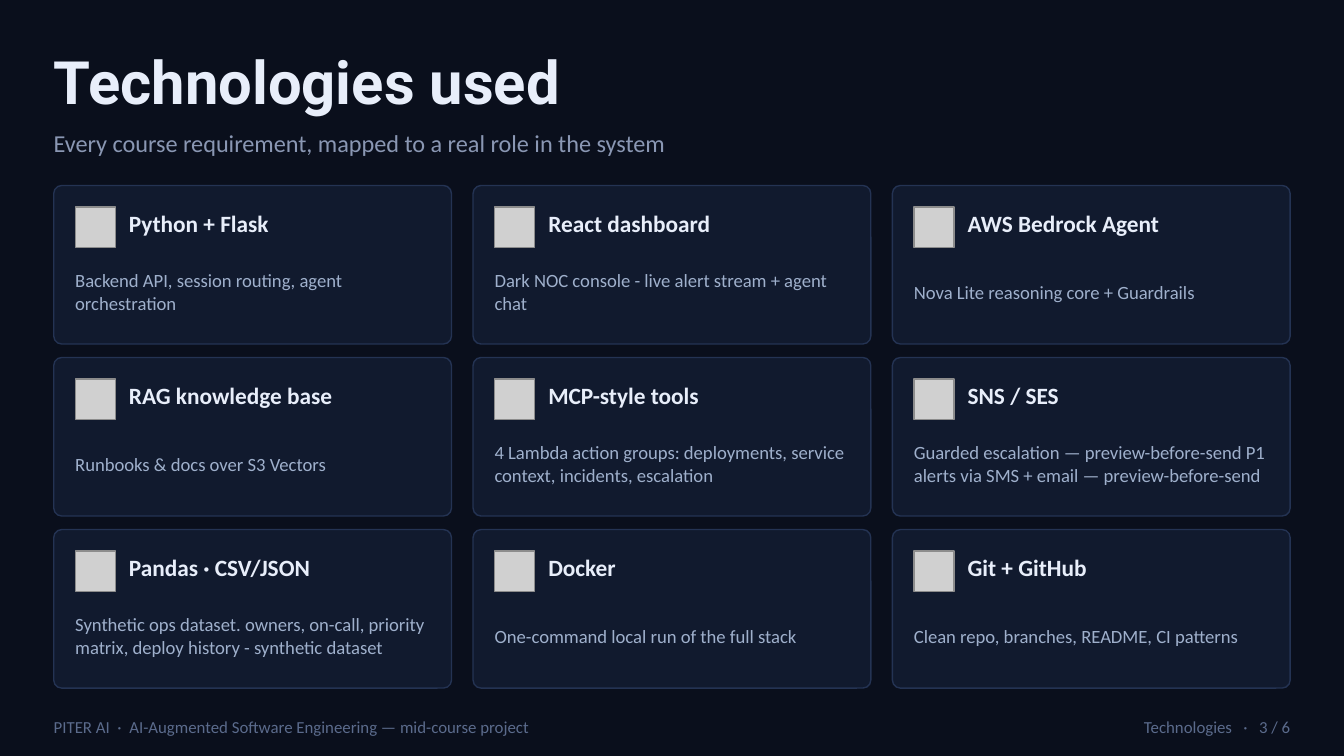
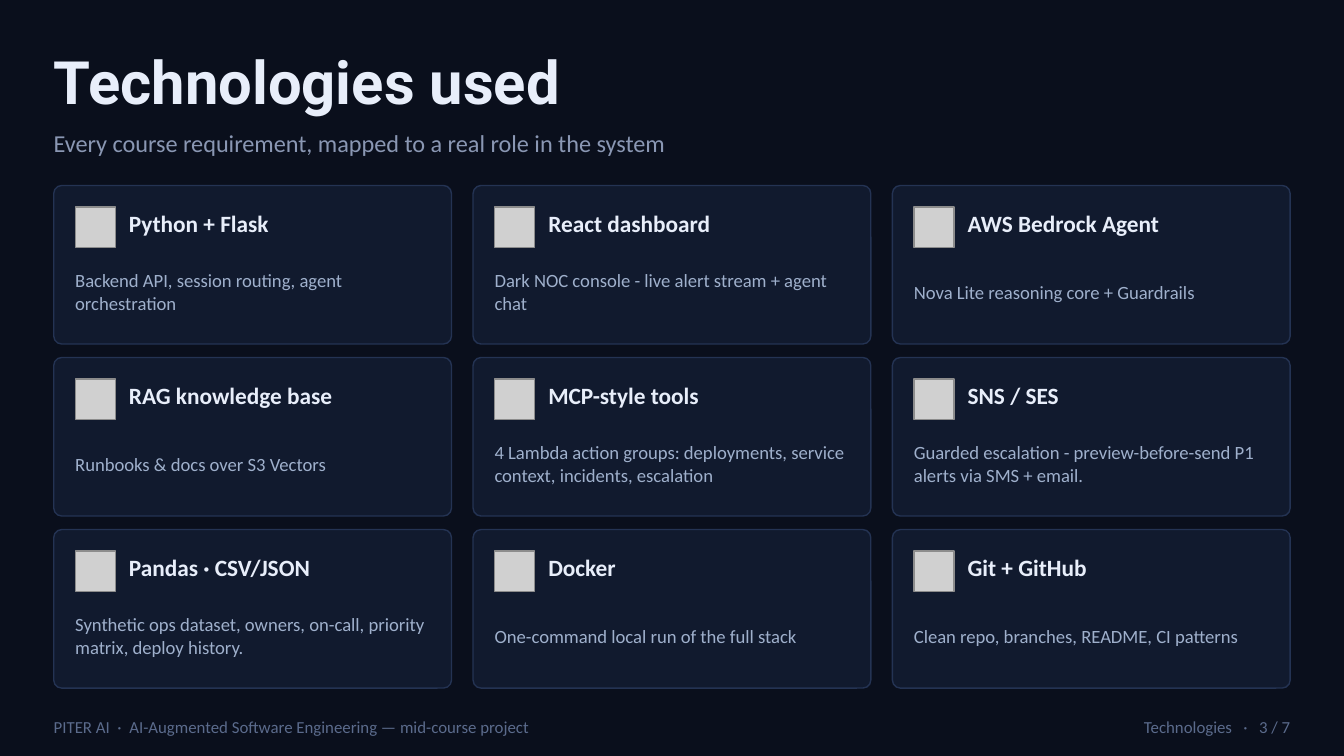
Before and after one commit to reem-mor/ai-engineering-portfolio, a slide deck: slide 3 of projects/piter-aiops/presentation/presentation_v1.pptx. Drawn at 1344x756 pixels with LibreOffice and Linux fonts; fonts in the diff are those of the drawing; grey boxes stand for pictures. Boxes give left, top, right and bottom in pixels: in the first picture for what was removed or moved away, otherwise in the second. Text is boxed around its words. In the diff, an @@ line names an element or a change of style, - is before the commit and + after.

```diff
--- a/projects/piter-aiops/presentation/presentation_v1.pptx
+++ b/projects/piter-aiops/presentation/presentation_v1.pptx
@@ text at box(914, 446, 1254, 482): text changed @@
-Guarded escalation — preview-before-send P1 alerts via SMS + email — preview-before-send
+Guarded escalation - preview-before-send P1 alerts via SMS + email.
@@ text at box(75, 618, 425, 657): text changed @@
-Synthetic ops dataset. owners, on-call, priority matrix, deploy history - synthetic dataset
+Synthetic ops dataset, owners, on-call, priority matrix, deploy history.
@@ text at box(1144, 721, 1291, 736): text changed @@
-Technologies · 3 / 6
+Technologies · 3 / 7
```
Also in this commit, not shown: 5 other slides changed, 1 slide added, 1 other file.
